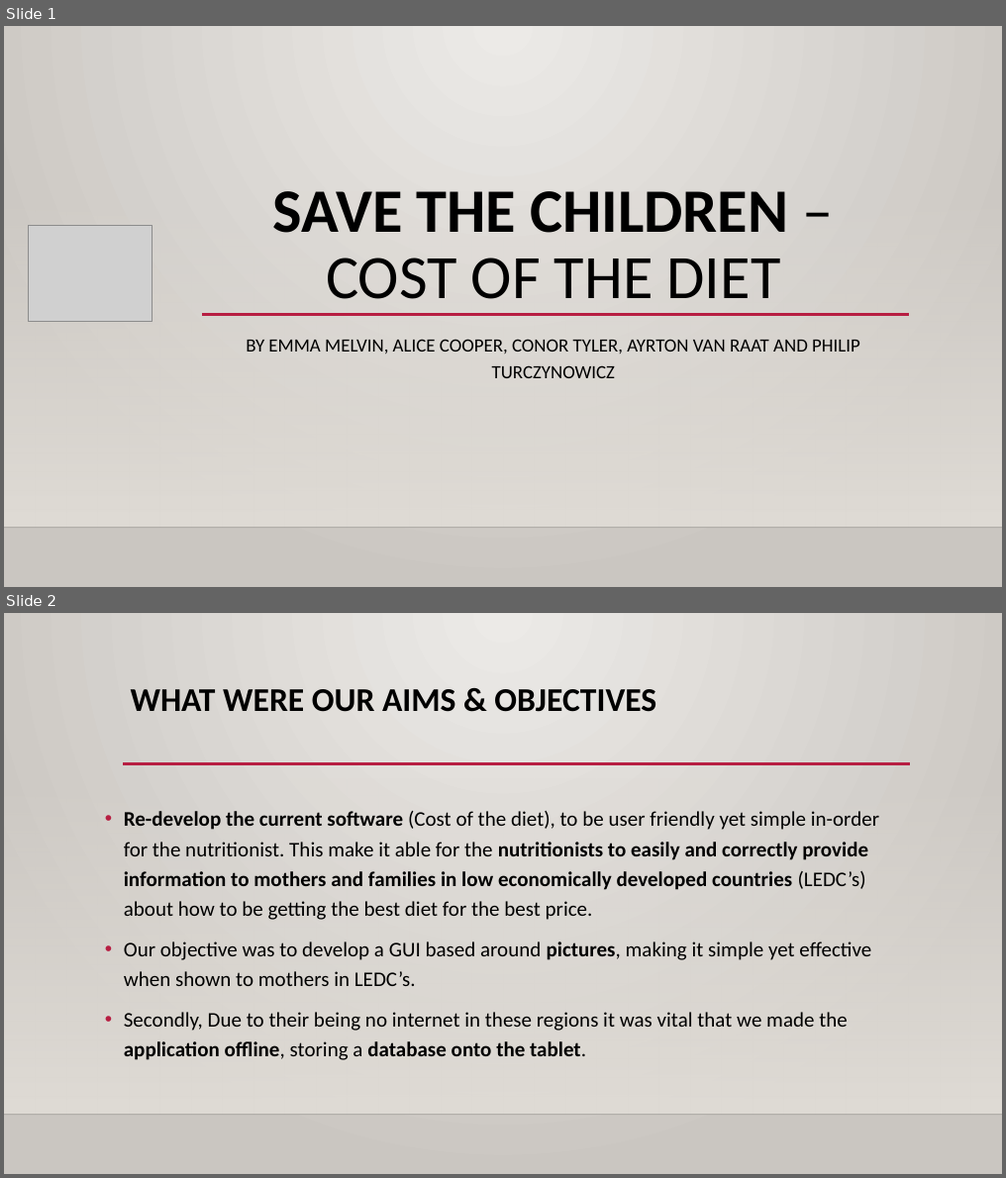
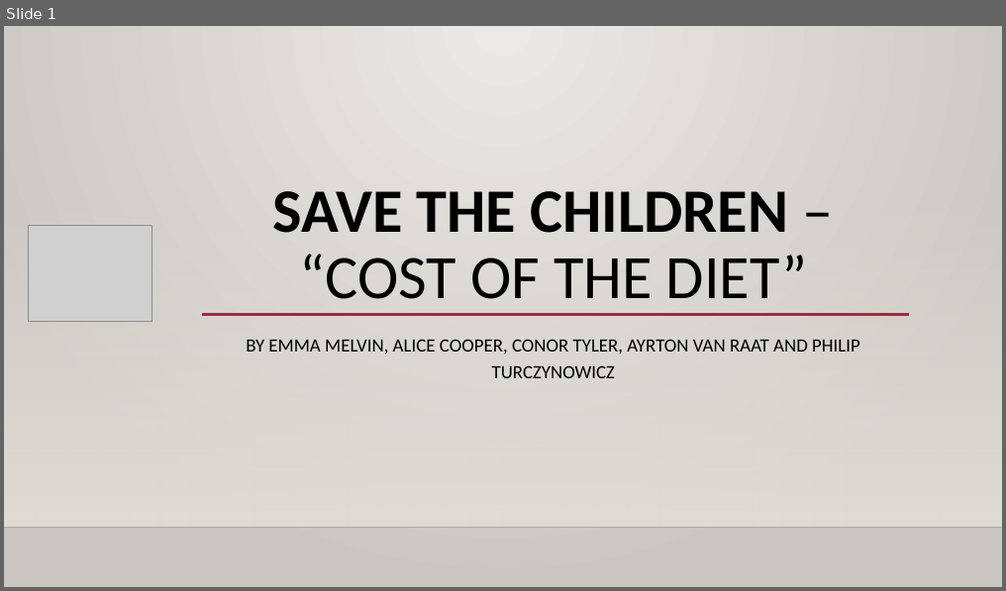
Before and after one commit to bournemouth2016/team-5, a slide deck: assets/Save the children – cost of the diet.pptx. Shown one above the other, each under a label of ours: slides 1 and 2 before the commit, slide 1 after it. The pictures are 1006x1178 and 1006x591 pixels, drawn with LibreOffice and Linux fonts; fonts in the diff are those of the drawing; grey boxes stand for pictures; background and template pictures are left out. Boxes give left, top, right and bottom in pixels: in the first picture for what was removed or moved away, otherwise in the second. Text is boxed around its words. In the diff, an @@ line names an element or a change of style, - is before the commit and + after.

```diff
--- a/assets/Save the children – cost of the diet.pptx
+++ b/assets/Save the children – cost of the diet.pptx
@@ slide 2 removed at box(4, 613, 1002, 1174), background gradient #ECEAE7 to #CAC7C1; not listed: 2 template elements that a slide beside it also shows @@
@@ title removed at box(131, 689, 656, 712) @@
-WHAT WERE OUR AIMS & OBJECTIVES
@@ line removed from (123, 764) to (910, 764) @@
@@ text removed at box(124, 811, 879, 1060) @@
-• Re-develop the current software (Cost of the diet), to be user friendly yet simple in-order for the nutritionist. This make it able for the nutritionists to easily and correctly provide information to mothers and families in low economically developed countries (LEDC’s) about how to be getting the best diet for the best price.
-• Our objective was to develop a GUI based around pictures, making it simple yet effective when shown to mothers in LEDC’s.
-• Secondly, Due to their being no internet in these regions it was vital that we made the application offline, storing a database onto the tablet.
@@ slide 1 changed as well @@
@@ title at box(273, 191, 807, 299): text changed; bold off @@
-SAVE THE CHILDREN – COST OF THE DIET
+SAVE THE CHILDREN – “COST OF THE DIET”
```
Also in this commit, not shown: 2 other slides changed, 2 slides added.
